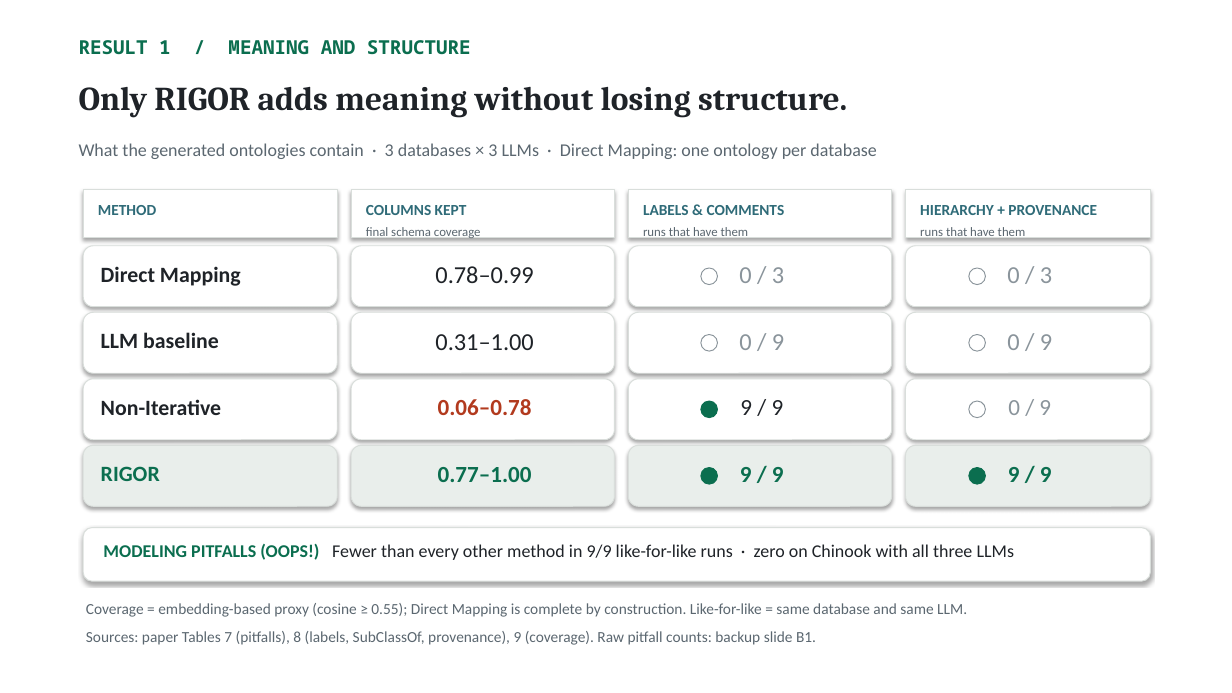
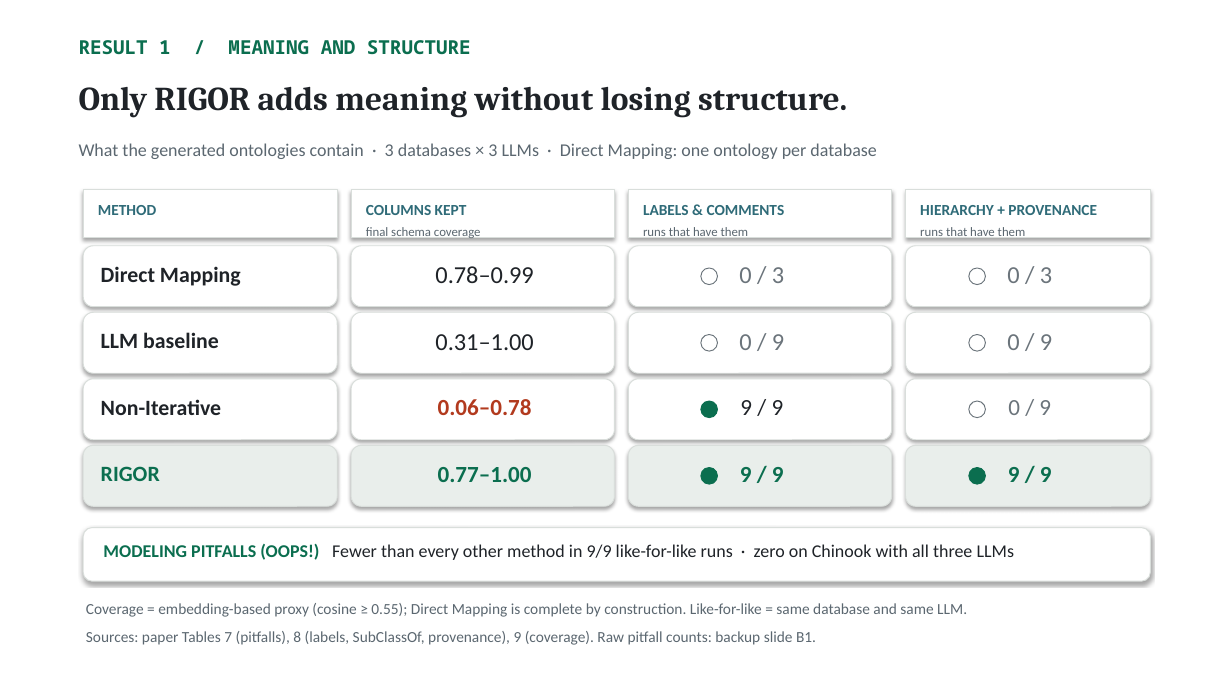
Before and after one commit to NadeenAhmad/rigor_private, a slide deck: slide 19 of presentation/RIGOR_ISWC2026.pptx. Drawn at 1232x693 pixels with LibreOffice and Linux fonts; fonts in the diff are those of the drawing. Boxes give left, top, right and bottom in pixels: in the first picture for what was removed or moved away, otherwise in the second. Text is boxed around its words. In the diff, an @@ line names an element or a change of style, - is before the commit and + after.

```diff
--- a/presentation/RIGOR_ISWC2026.pptx
+++ b/presentation/RIGOR_ISWC2026.pptx
@@ text colour #8A949B to #6B747B in 5 elements at [739, 267, 784, 283], [1007, 267, 1052, 283], [739, 334, 784, 350], [1007, 334, 1052, 350], [1008, 400, 1051, 415] @@
@@ outline #8A949B 0.75 pt to #6B747B 0.75 pt in 5 elements at [701, 268, 717, 285], [969, 268, 985, 285], [701, 335, 717, 351], [969, 335, 985, 351], [969, 401, 985, 418] @@
```
Also in this commit, not shown: 15 other slides changed, 8 other files.
